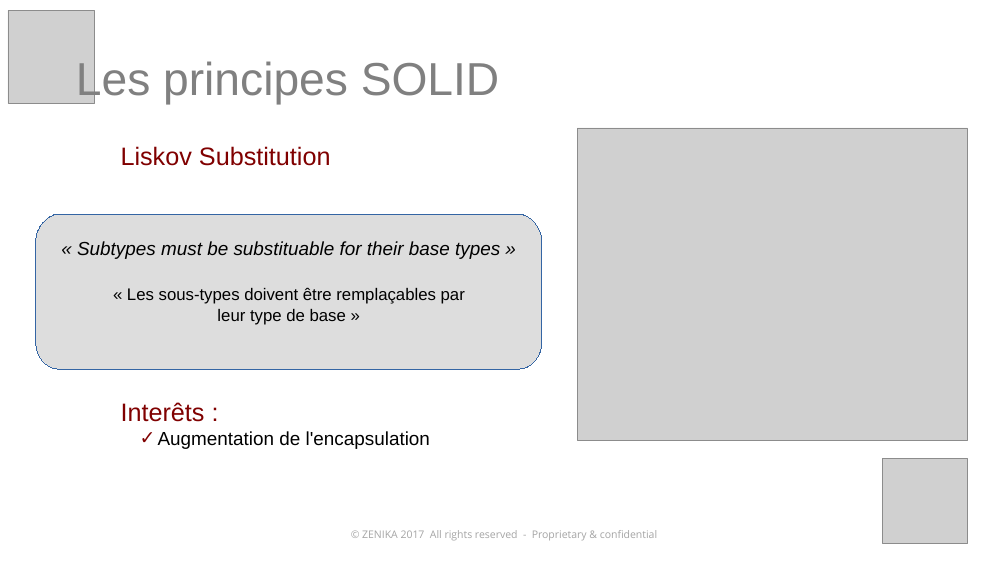
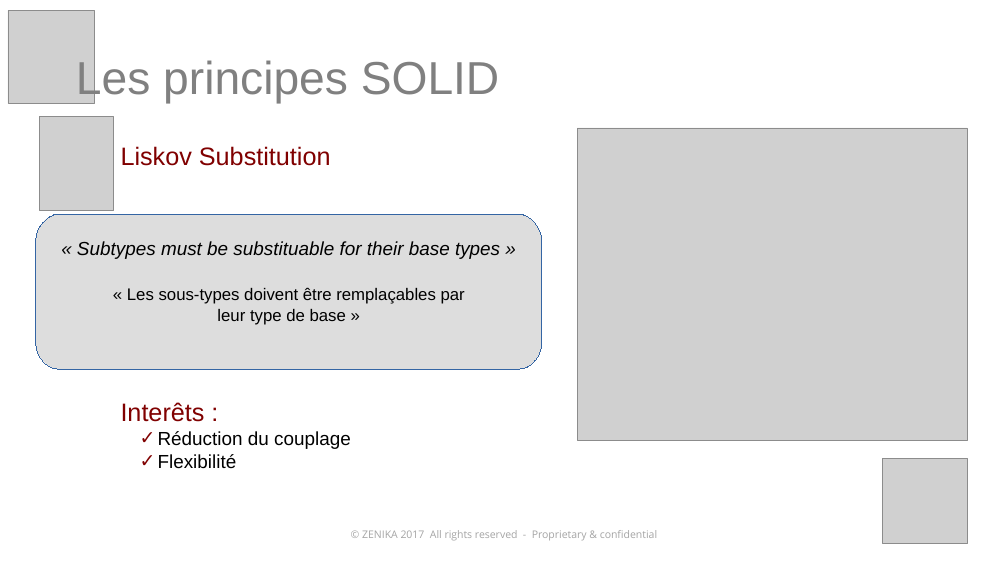
Before and after one commit to kronann/solid-dinosaur, a slide deck: slide 11 of solid-workshop.pptx (slide 9 before the commit). Drawn at 1008x567 pixels with LibreOffice and Linux fonts; fonts in the diff are those of the drawing; grey boxes stand for pictures. Boxes give left, top, right and bottom in pixels: in the first picture for what was removed or moved away, otherwise in the second. Text is boxed around its words. In the diff, an @@ line names an element or a change of style, - is before the commit and + after.

```diff
--- a/solid-workshop.pptx
+++ b/solid-workshop.pptx
@@ picture added at [39,117,113,211] @@
@@ text at [158,431,351,469]: text changed @@
-✓ Augmentation de l'encapsulation
+✓ Réduction du couplage
+✓ Flexibilité
```
Also in this commit, not shown: 10 other slides changed, 5 slides added, 3 slides removed.
